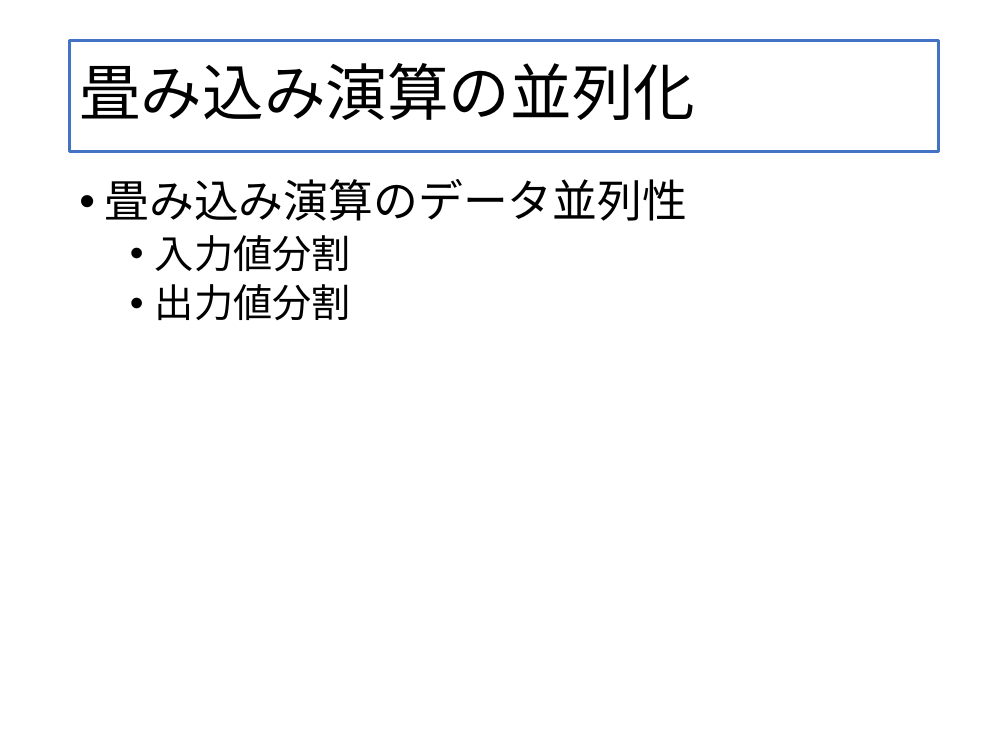
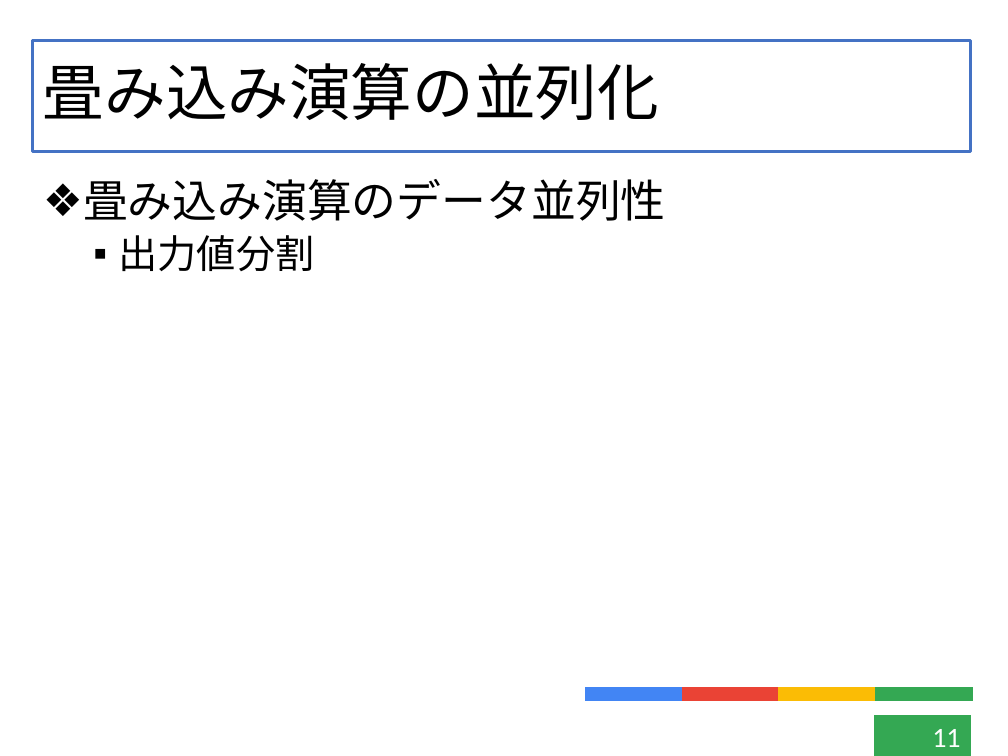
Before and after one commit to kensuke-iizuka/thesis, a slide deck: slide 11 of slide/graduate.pptx (slide 13 before the commit). Drawn at 1008x756 pixels with LibreOffice and Linux fonts; fonts in the diff are those of the drawing. Boxes give left, top, right and bottom in pixels: in the first picture for what was removed or moved away, otherwise in the second. Text is boxed around its words. In the diff, an @@ line names an element or a change of style, - is before the commit and + after.

```diff
--- a/slide/graduate.pptx
+++ b/slide/graduate.pptx
@@ title "畳み込み演算の並列化": place and size @@
-title "畳み込み演算の並列化" at bbox=[70, 40, 938, 151]
+title "畳み込み演算の並列化" at bbox=[33, 40, 972, 151]
@@ text "畳み込み演算のデータ並列性": place and size @@
-text "畳み込み演算のデータ並列性" at bbox=[105, 179, 688, 320]
+text "畳み込み演算のデータ並列性" at bbox=[83, 179, 666, 271]
@@ text "畳み込み演算のデータ並列性" at bbox=[83, 179, 666, 271]: bullet • to ❖; bullet • to ▪ @@
@@ text at bbox=[155, 235, 351, 271]: paragraph removed @@
-  • 入力値分割
@@ group added at bbox=[586, 688, 972, 701]: 4 rectangles @@
@@ page number added at bbox=[874, 716, 971, 756], fill #34A853, outline #34A853 0.75 pt, 20 pt, text #FFFFFF @@
+11
```
Also in this commit, not shown: 20 other slides changed, 2 slides added, 1 slide removed, 17 other files.
